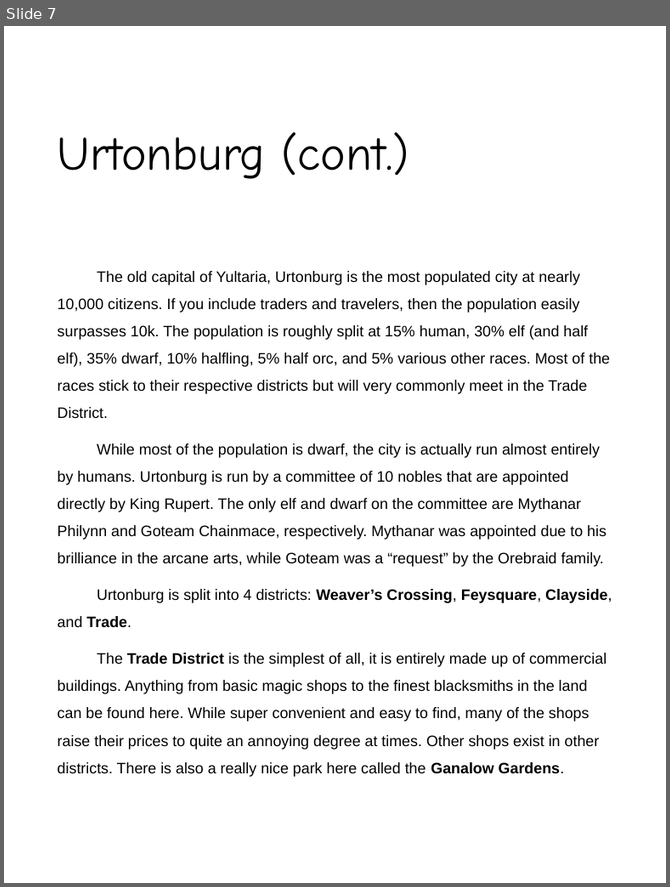
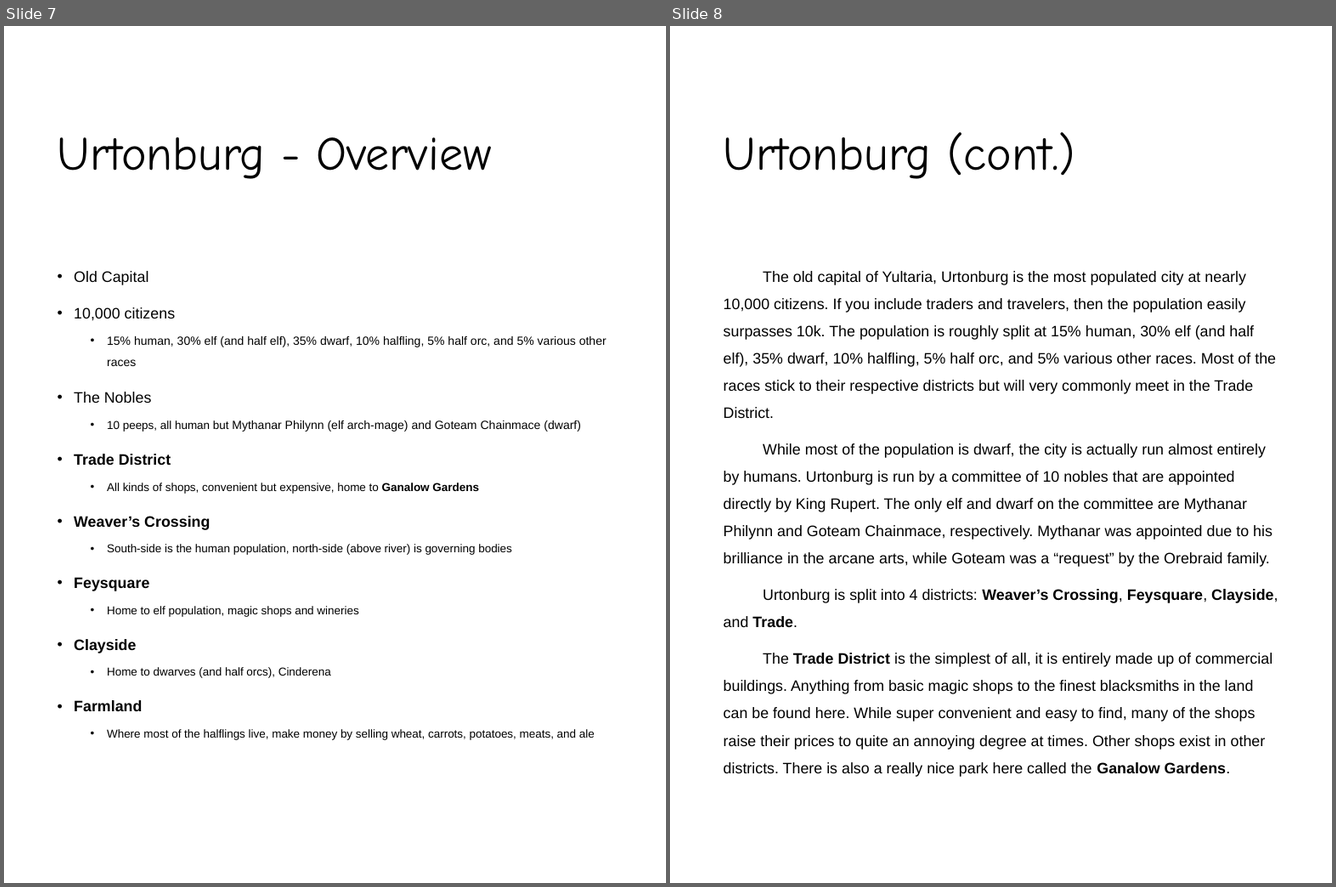
Before and after one commit to polic72/DnD-Stuff, a slide deck: The Jaws of Time.pptx. Shown side by side, each under a label of ours: slide 7 before the commit, slides 7 and 8 after it. The pictures are 670x887 and 1336x887 pixels, drawn with LibreOffice and Linux fonts; fonts in the diff are those of the drawing; background and template pictures are left out. Boxes give left, top, right and bottom in pixels: in the first picture for what was removed or moved away, otherwise in the second. Text is boxed around its words. In the diff, an @@ line names an element or a change of style, - is before the commit and + after.

Commit message:
Finished Urtonburg.

```diff
--- a/The Jaws of Time.pptx
+++ b/The Jaws of Time.pptx
@@ slide 7 added at (4, 26, 666, 883), background picture (left out) @@
@@ title added at (58, 137, 491, 179), 44 pt, text #000000 @@
+Urtonburg - Overview
@@ text added at (74, 271, 607, 740), 10.6 pt, text #000000 @@
+• Old Capital
+• 10,000 citizens
+  • 15% human, 30% elf (and half elf), 35% dwarf, 10% halfling, 5% half orc, and 5% various other races
+• The Nobles
+  • 10 peeps, all human but Mythanar Philynn (elf arch-mage) and Goteam Chainmace (dwarf)
+• Trade District
+  • All kinds of shops, convenient but expensive, home to Ganalow Gardens
+• Weaver’s Crossing
+  • South-side is the human population, north-side (above river) is governing bodies
+• Feysquare
+  • Home to elf population, magic shops and wineries
+• Clayside
+  • Home to dwarves (and half orcs), Cinderena
+• Farmland
+  • Where most of the halflings live, make money by selling wheat, carrots, potatoes, meats, and ale
@@ what was slide 7 is now slide 8 @@
```
Also in this commit, not shown: 1 slide changed, 2 other slides added, 1 slide removed.
